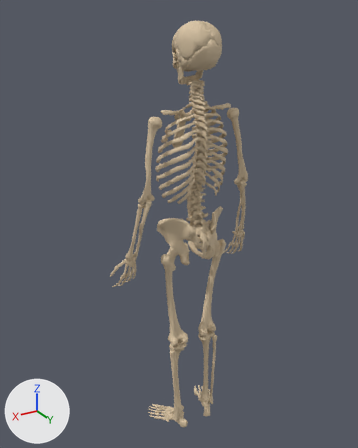
An edit to the glTF model assets/anatomy/body/bones.glb, drawn before and after from the same camera.
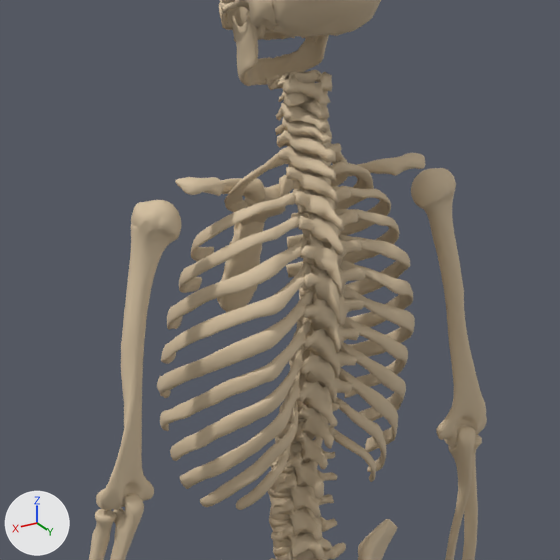
Each version is shown whole from a 50 mm lens placed at (0.964, 1.414, 1.672), pointed at (0.016, -0.165, 0.882), then close up on the part from 31% to 75% of the width and 13% to 49% of the height. The lights are fixed; the arrows at lower left show +X, +Y and +Z. The older version's two pictures come first.

Names of what the first close-up shows: 'clavicle_left', 'clavicle_right', 'humerus_left', 'humerus_right', 'mandible', 'ribs_left', 'ribs_right', 'skull', 'spine', 'sternum', 'ulna_left', 'ulna_right' and 3 more.
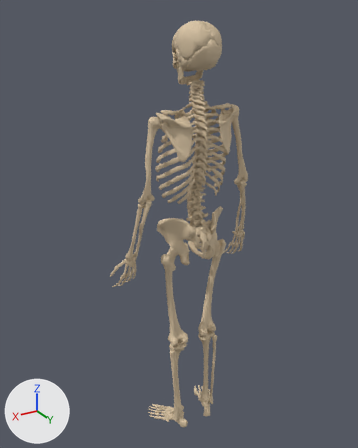
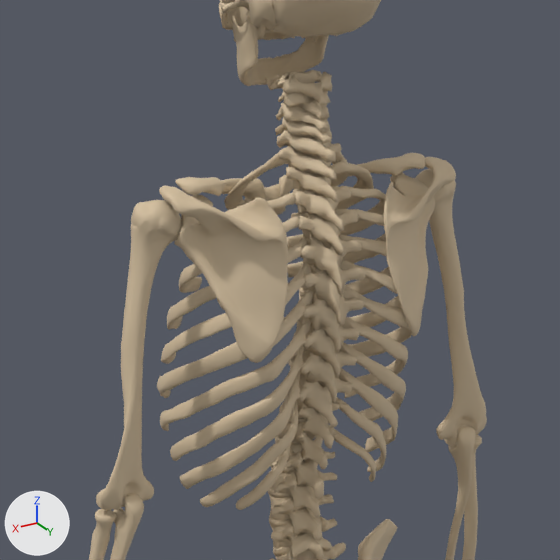
The change, as a diff of the scene's bpy script:
```diff
--- a/assets/anatomy/body/bones.glb.py
+++ b/assets/anatomy/body/bones.glb.py
@@ me_scapula_right @@
+me_scapula_right.from_pydata(...)  # 1652 vertices, 3300 faces; spans x -0.166..-0.057, y -0.103..0.005, z 1.19..1.356
+me_scapula_right.materials.append(mat_warm_cortical_ivory)  # beige #d7c2a2
@@ me_scapula_left @@
+me_scapula_left.from_pydata(...)  # 1652 vertices, 3300 faces; spans x 0.057..0.166, y -0.103..0.005, z 1.19..1.356
+me_scapula_left.materials.append(mat_warm_cortical_ivory)  # beige #d7c2a2
@@ ob_scapula_right @@
+ob_scapula_right = bpy.data.objects.new('scapula_right', me_scapula_right)
+ob_scapula_right.location = (0.0, 0.0, 0.0)
@@ ob_scapula_left @@
+ob_scapula_left = bpy.data.objects.new('scapula_left', me_scapula_left)
+ob_scapula_left.location = (0.0, 0.0, 0.0)
```

Location of each change, (x1, y1, x2, y2) in pixels of the close-ups (560 x 560 px):
'scapula_left', added (beige): after (159, 185, 288, 363)
'scapula_right', added (beige): after (383, 157, 456, 336)
'sternum', unchanged, covered by the edit: before (217, 184, 286, 313); after (217, 184, 286, 310)
